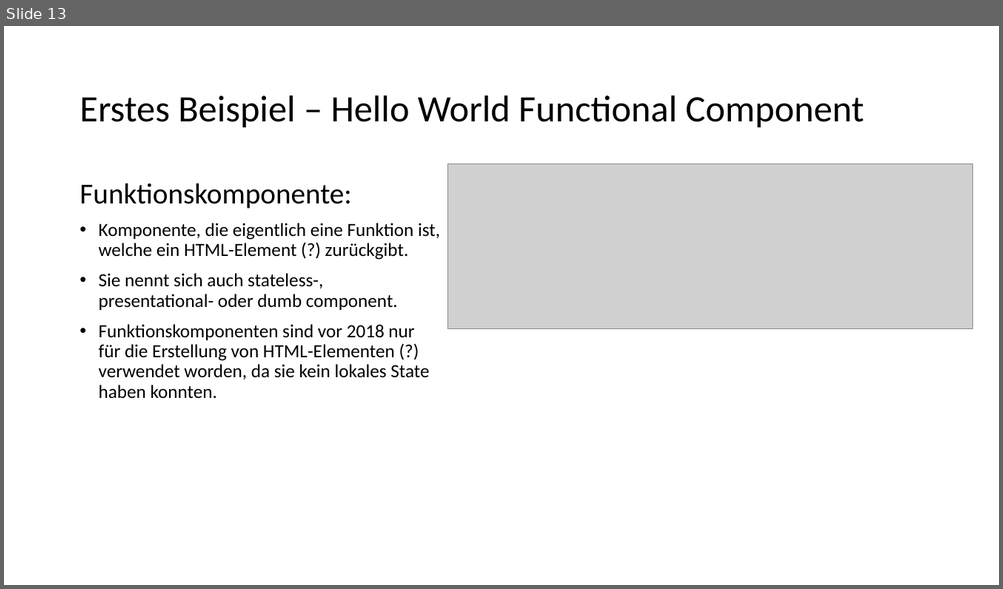
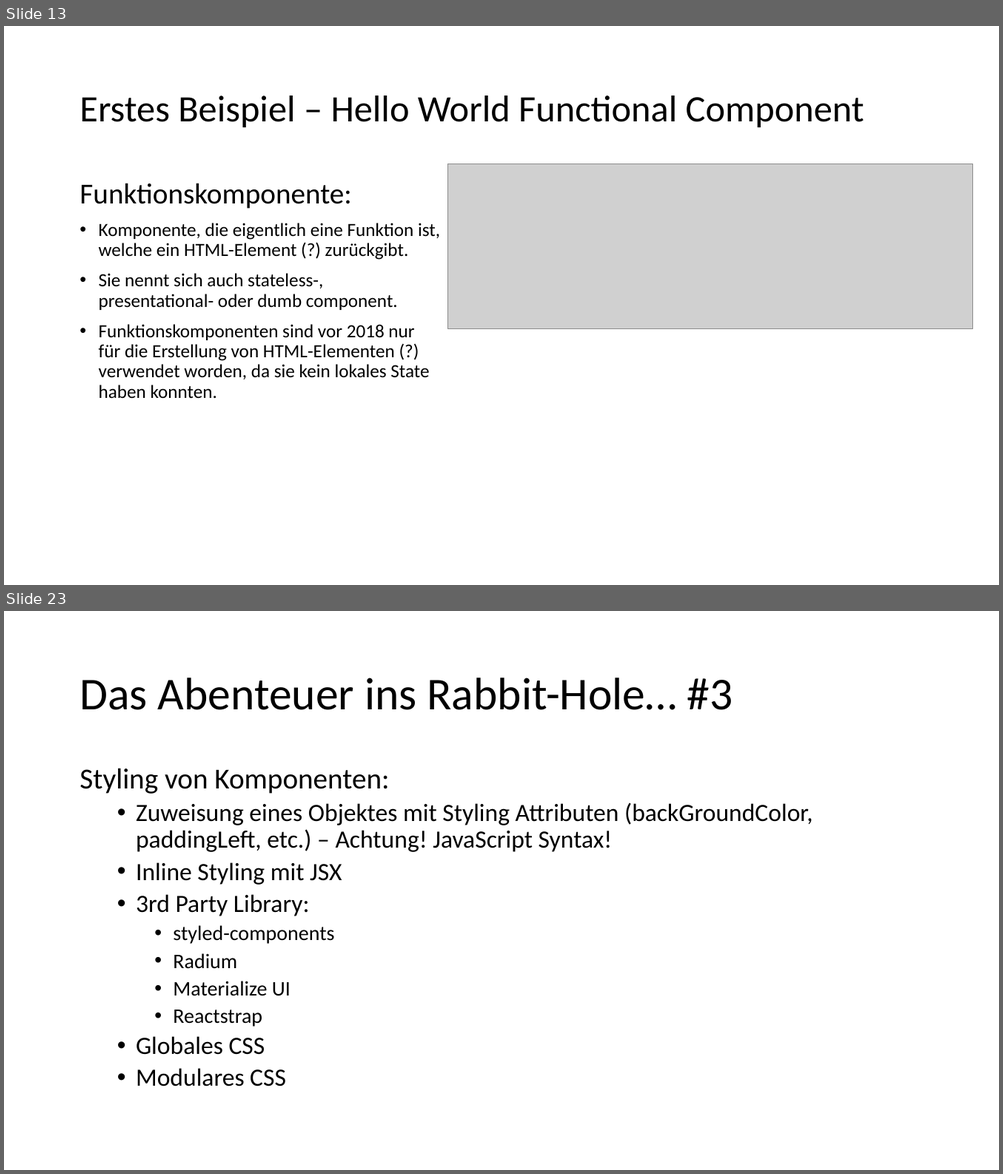
Before and after one commit to szitastamas/react_presentation_drheuer, a slide deck: React_Components.pptx. Shown one above the other, each under a label of ours: slide 13 before the commit, slides 13 and 23 after it; the slides between them are not shown. The pictures are 1003x589 and 1003x1174 pixels, drawn with LibreOffice and Linux fonts; fonts in the diff are those of the drawing; grey boxes stand for pictures. Boxes give left, top, right and bottom in pixels: in the first picture for what was removed or moved away, otherwise in the second. Text is boxed around its words. In the diff, an @@ line names an element or a change of style, - is before the commit and + after.

```diff
--- a/React_Components.pptx
+++ b/React_Components.pptx
@@ slide 23 added at <box>4,611,999,1170</box>, background #FFFFFF @@
@@ title added at <box>79,678,733,710</box>, 44 pt, text #000000 @@
+Das Abenteuer ins Rabbit-Hole… #3
@@ text added at <box>79,768,813,1087</box>, 24 pt, text #000000 @@
+Styling von Komponenten:
+  • Zuweisung eines Objektes mit Styling Attributen (backGroundColor, paddingLeft, etc.) – Achtung! JavaScript Syntax!
+  • Inline Styling mit JSX
+  • 3rd Party Library:
+    • styled-components
+    • Radium
+    • Materialize UI
+    • Reactstrap
+  • Globales CSS
+  • Modulares CSS
```
Also in this commit, not shown: 1 slide changed, 8 other slides added, 4 other files.
